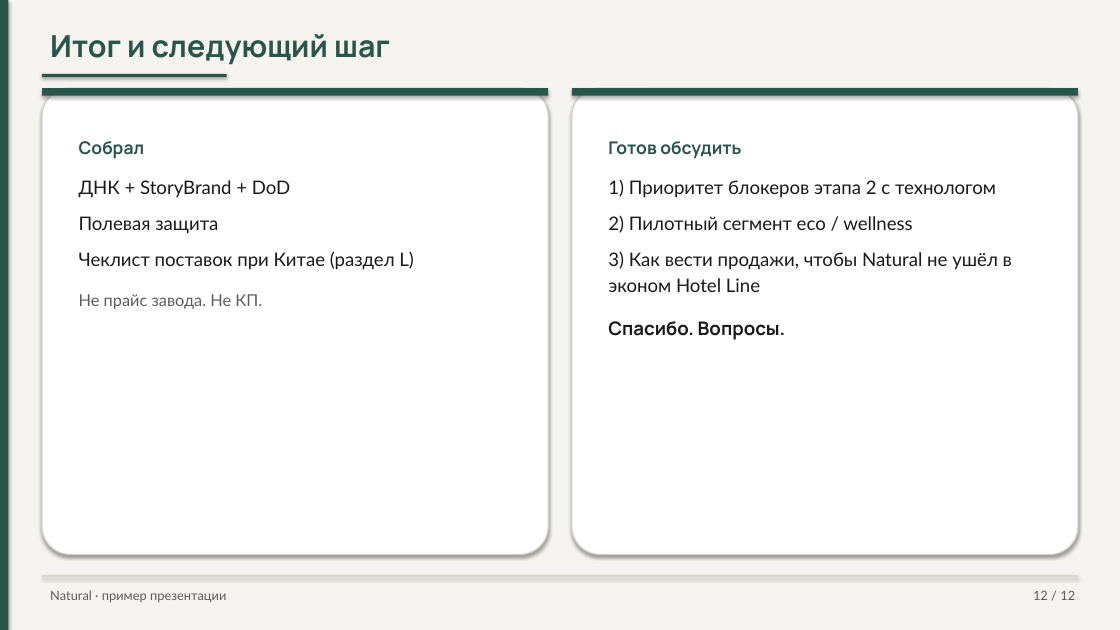
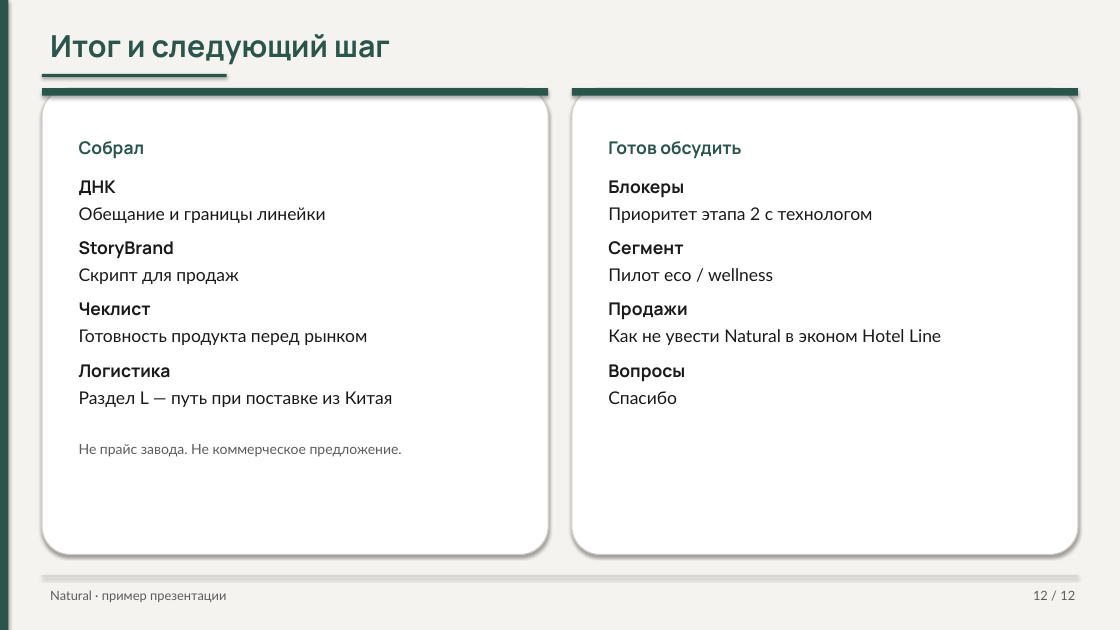
Before and after one commit to pagasbot-coder/Banya-Digital, a slide deck: slide 12 of knowledge-base/presentation-travelplus-interview.pptx. Drawn at 1120x630 pixels with LibreOffice and Linux fonts; fonts in the diff are those of the drawing. Boxes give left, top, right and bottom in pixels: in the first picture for what was removed or moved away, otherwise in the second. Text is boxed around its words. In the diff, an @@ line names an element or a change of style, - is before the commit and + after.

```diff
--- a/knowledge-base/presentation-travelplus-interview.pptx
+++ b/knowledge-base/presentation-travelplus-interview.pptx
@@ text at bbox=[79, 180, 402, 457]: text changed; size 16 to 15 pt @@
-ДНК + StoryBrand + DoD
-Полевая защита
-Чеклист поставок при Китае (раздел L)
-Не прайс завода. Не КП.
+ДНК
+Обещание и границы линейки
+StoryBrand
+Скрипт для продаж
+Чеклист
+Готовность продукта перед рынком
+Логистика
+Раздел L — путь при поставке из Китая
+Не прайс завода. Не коммерческое предложение.
@@ text at bbox=[608, 180, 941, 404]: text changed; size 16 to 15 pt @@
-1) Приоритет блокеров этапа 2 с технологом
-2) Пилотный сегмент eco / wellness
-3) Как вести продажи, чтобы Natural не ушёл в эконом Hotel Line
-Спасибо. Вопросы.
+Блокеры
+Приоритет этапа 2 с технологом
+Сегмент
+Пилот eco / wellness
+Продажи
+Как не увести Natural в эконом Hotel Line
+Вопросы
+Спасибо
```
Also in this commit, not shown: 5 other slides changed, 3 other files.
